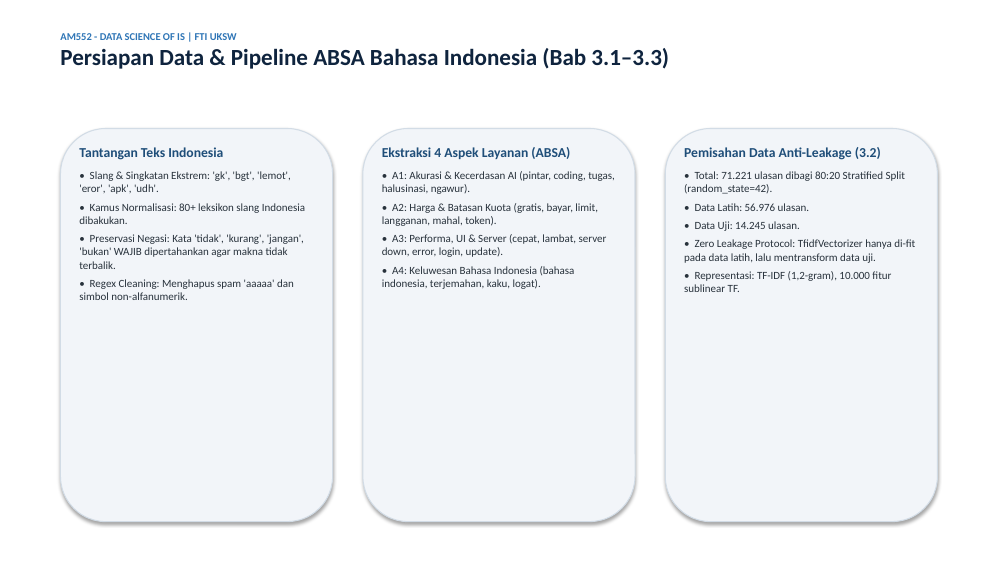
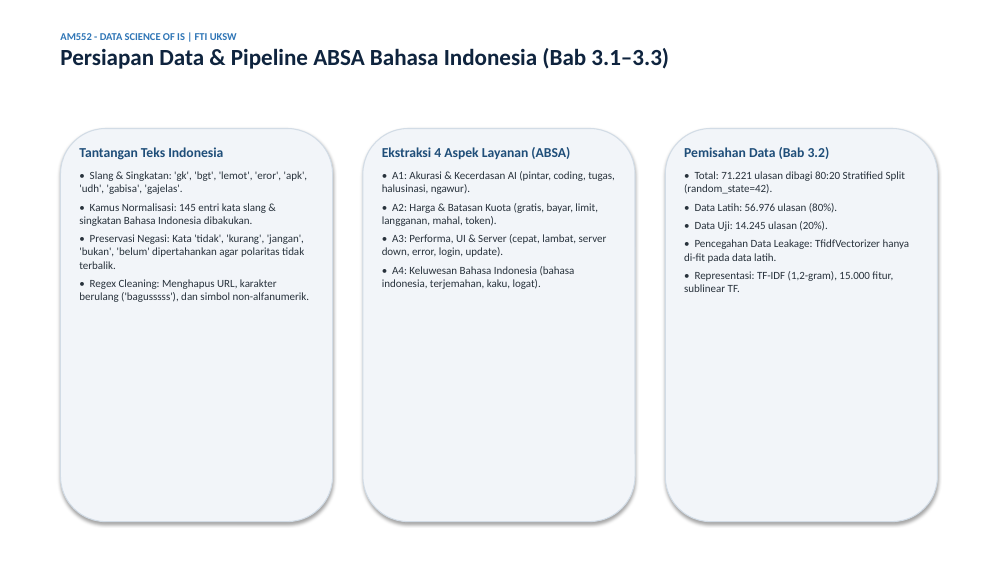
Before and after one commit to awillyam327/AM552B_GenAI_Indonesia, a slide deck: slide 6 of 06_deployment_reporting/682024046_KEL_DS_Presentasi.pptx. Drawn at 1008x567 pixels with LibreOffice and Linux fonts; fonts in the diff are those of the drawing. Boxes give left, top, right and bottom in pixels: in the first picture for what was removed or moved away, otherwise in the second. Text is boxed around its words. In the diff, an @@ line names an element or a change of style, - is before the commit and + after.

```diff
--- a/06_deployment_reporting/682024046_KEL_DS_Presentasi.pptx
+++ b/06_deployment_reporting/682024046_KEL_DS_Presentasi.pptx
@@ text at bbox=[684, 147, 830, 159]: text changed @@
-Pemisahan Data Anti-Leakage (3.2)
+Pemisahan Data (Bab 3.2)
@@ text at bbox=[79, 171, 310, 302]: text changed @@
-• Slang & Singkatan Ekstrem: 'gk', 'bgt', 'lemot', 'eror', 'apk', 'udh'.
-• Kamus Normalisasi: 80+ leksikon slang Indonesia dibakukan.
-• Preservasi Negasi: Kata 'tidak', 'kurang', 'jangan', 'bukan' WAJIB dipertahankan agar makna tidak terbalik.
-• Regex Cleaning: Menghapus spam 'aaaaa' dan simbol non-alfanumerik.
+• Slang & Singkatan: 'gk', 'bgt', 'lemot', 'eror', 'apk', 'udh', 'gabisa', 'gajelas'.
+• Kamus Normalisasi: 145 entri kata slang & singkatan Bahasa Indonesia dibakukan.
+• Preservasi Negasi: Kata 'tidak', 'kurang', 'jangan', 'bukan', 'belum' dipertahankan agar polaritas tidak terbalik.
+• Regex Cleaning: Menghapus URL, karakter berulang ('bagusssss'), dan simbol non-alfanumerik.
@@ text at bbox=[684, 203, 910, 292]: text changed @@
-• Data Latih: 56.976 ulasan.
-• Data Uji: 14.245 ulasan.
-• Zero Leakage Protocol: TfidfVectorizer hanya di-fit pada data latih, lalu mentransform data uji.
-• Representasi: TF-IDF (1,2-gram), 10.000 fitur sublinear TF.
+• Data Latih: 56.976 ulasan (80%).
+• Data Uji: 14.245 ulasan (20%).
+• Pencegahan Data Leakage: TfidfVectorizer hanya di-fit pada data latih.
+• Representasi: TF-IDF (1,2-gram), 15.000 fitur, sublinear TF.
```
Also in this commit, not shown: 3 other slides changed, 34 other files.
